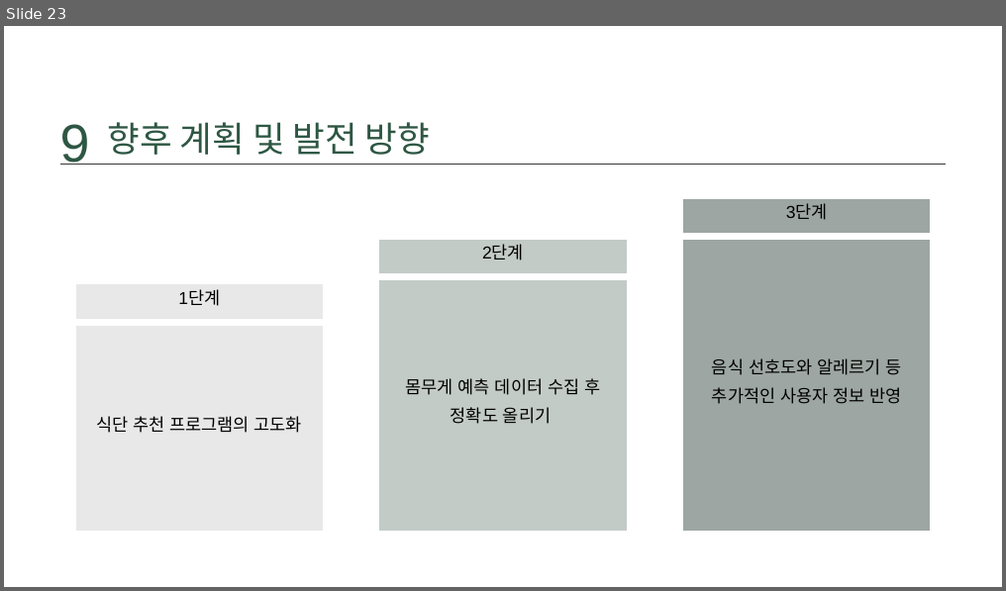
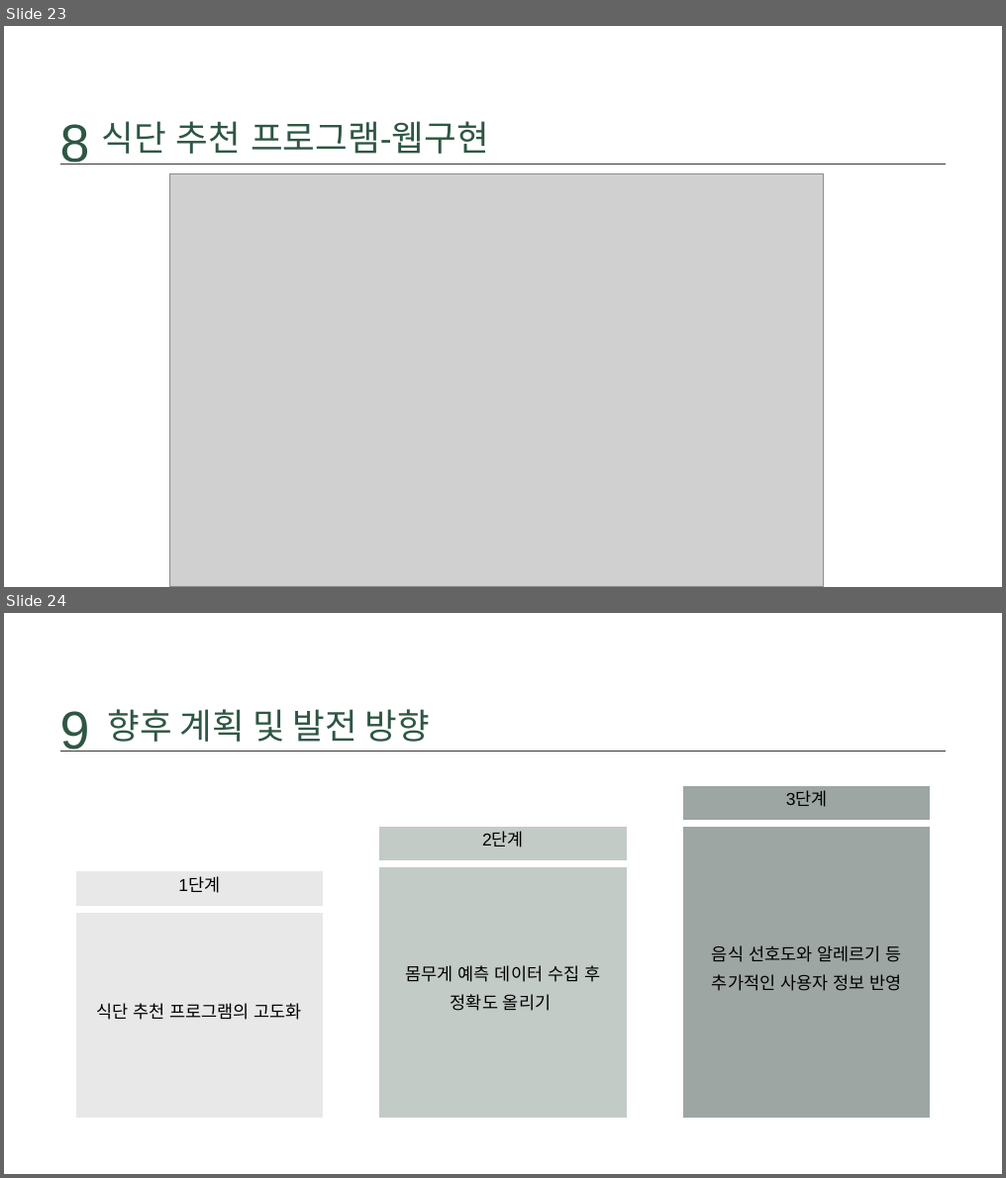
Before and after one commit to ssoom98/personal_project, a slide deck: ppt/몸무게 변화 예측과 식단 추천.pptx. Shown one above the other, each under a label of ours: slide 23 before the commit, slides 23 and 24 after it. The pictures are 1006x591 and 1006x1178 pixels, drawn with LibreOffice and Linux fonts; fonts in the diff are those of the drawing; grey boxes stand for pictures; background and template pictures are left out. Boxes give left, top, right and bottom in pixels: in the first picture for what was removed or moved away, otherwise in the second. Text is boxed around its words. In the diff, an @@ line names an element or a change of style, - is before the commit and + after.

```diff
--- a/ppt/몸무게 변화 예측과 식단 추천.pptx
+++ b/ppt/몸무게 변화 예측과 식단 추천.pptx
@@ slide 23 added at bbox=[4, 26, 1002, 587], background picture (left out) @@
@@ text added at bbox=[60, 124, 90, 165], 76.8 pt, text #2E5743 @@
+8
@@ text added at bbox=[101, 121, 489, 154], 50.8 pt, text #2E5743 @@
+식단 추천 프로그램-웹구현
@@ line added from (59, 165) to (946, 165), #373737 1.5 pt @@
@@ picture added at bbox=[169, 174, 824, 586] @@
@@ what was slide 23 is now slide 24 @@
```
Also in this commit, not shown: 58 other files.
